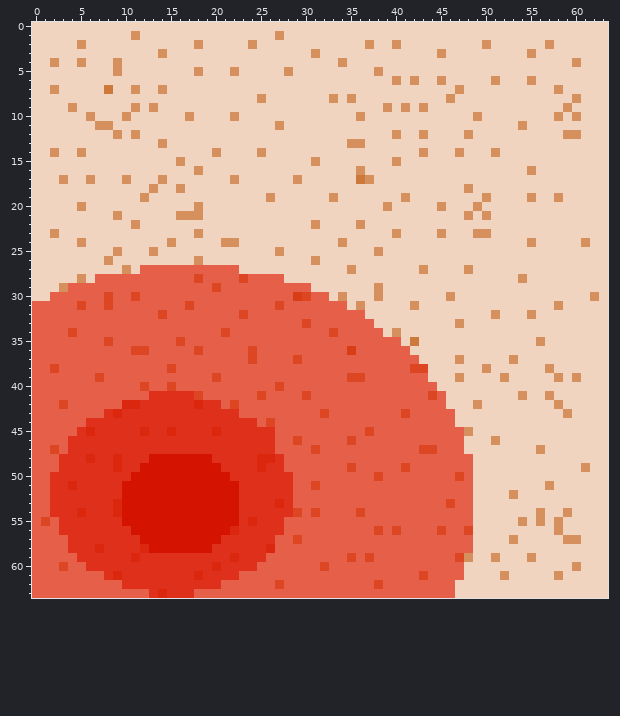
One commit to this pixel-art sprite: Assets/Crater.png. The picture above was drawn from the file before the commit.
The file is 64x64 pixels. Colours within 5 levels of each other are drawn and written as one.
And afterwards:
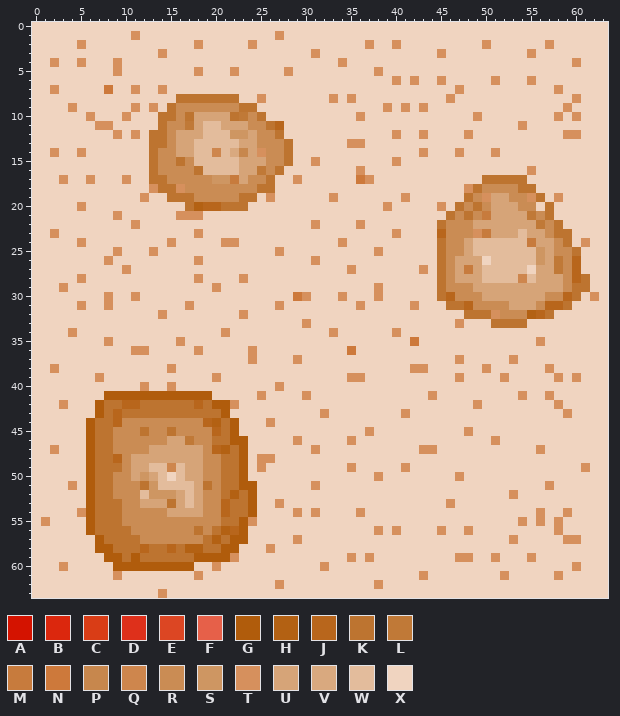
Palette (. is transparent): A #d41300  B #db270d  C #d93d16  D #de301b  E #dc4623  F #e66049  G #b05c0c  H #b36113  J #b8661c  K #bd7430  L #c07937  M #c77b3d  N #cd793b  P #c7874d  Q #ce864d  R #ca8c54  S #ce9662  T #d6905d  U #d6a478  V #d9a97f  W #e3bc9c  X #f0d4c0
Change:
Changed rows in their new state; - is an unchanged pixel.
first column x 0:
 8 ----------------KKKKKKK---------------------------------------
 9 ---------------KRRRRRRRKK-------------------------------------
10 --------------KKRKUUUUKLRK------------------------------------
11 --------------KRRLUWWUUURRKJ----------------------------------
12 -------------KKRUUUWWWSSURRK----------------------------------
13 -------------KKRUUWWWWWUURRRK---------------------------------
14 -------------KRRUUWWQWVPU-RRK---------------------------------
15 -------------KRRKRWWWWWUUURRK---------------------------------
16 -------------KRRRRKWWWWUULRK----------------------------------
17 -------------KKRRRRRSSMURRK-----------------------KKKKK-------
18 --------------KK-RRRRRRRRKK----------------------KRRRRKK------
19 ---------------KKKRRRRRKK-----------------------KR-UURR-K-----
20 -----------------KHJJKKK-----------------------KRKRUUURR-K----
21 ----------------------------------------------KRKRMUUUULRK----
22 ---------------------------------------------KRRRUUUUUUULRK---
23 ---------------------------------------------JRRR-MUUUWUURKK--
24 ---------------------------------------------KRRUWWWWWWMUURK--
25 ---------------------------------------------KRRUWWWWWWWSURRK-
26 ---------------------------------------------KRUUU-WWWWWSULRJ-
27 ------------XXXXXXXXXXX----------------------KRUMUWWWWW-UULRJ-
28 -------XXXXXXXXXXXTXXXXTXXXX-----------------KRUUUWWWWQWUUURJK
29 ----XXXXXXXXXXXXXXXXTXXXXXXXXXX--------------KRRRUUUUUUUUUURKK
30 --XXXXXXTXXTXXXXXXXXXXXXXXXXXNTXX------------KJRRRUUUUUUURRJK-
31 XXXXXTXXTXXXXXXXXTXXXXXXXXXTXXXXXXX-----------KKJRRRRUUURJJK--
32 XXXXXXXXXXXXXXTXXXXXXXXTXXXXXXXXXXXXX-----------KKK-RRRHJK----
33 XXXXXXXXXXXXXXXXXXXXXXXXXXXXXXTXXXXXXX-------------KKKK-------
34 XXXXTXXXXXXXXXXXXXXXXTXXXXXXXXXXXTXXXXX-----------------------
35 XXXXXXXXTXXXXXXXTXXXXXXXXXXXXXXXXXXXXXXXX---------------------
36 XXXXXXXXXXXTTXXXXXTXXXXXTXXXXXXXXXXNXXXXXX--------------------
37 XXXXXXXXXXXXXXXXXXXXXXXXTXXXXTXXXXXXXXXXXXX-------------------
38 XXTXXXXXXXXXXXXTXXXXXXXXXXXXXXXXXXXXXXXXXXTT------------------
39 XXXXXXXTXXXXXXXXXXXXTXXXXXXXXXXXXXXTTXXXXXXX------------------
40 XXXXXXXXXXXXTXXTXXXXXXXXXXXTXXXXXXXXXXXXXXXXX-----------------
41 XXXXXXXXGGGGGGGGGGGGXXXXXTXXXXTXXXXXXXXXXXXXTX----------------
42 XXXTXXXGKKJJKKKKKKJKGGTXXXXXXXXXXXXXXXXXXXXXXX----------------
43 XXXXXXXGKJKKKKKKKKKKKGXXXXXXXXXXTXXXXXXXXTXXXXX---------------
44 XXXXXXGKKJRRRRRRRRRJHKGXXXTXXXXXXXXXXXXXXXXXXXX---------------
45 XXXXXXGKKRRRKRRKRRRRJKGXXXXXXXXXXXXXXTXXXXXXXXXX--------------
46 XXXXXXGKKRRRRRRUULRRKKGGXXXXXTXXXXXTXXXXXXXXXXXX--------------
47 XXTXXXGKKRRRRUUUUUURJHKGXXXXXXXTXXXXXXXXXXXTTXXX--------------
48 XXXXXXGKKJRUUUUUUUURRKKGXTTXXXXXXXXXXXXXXXXXXXXXX-------------
49 XXXXXXGKKKRUUWWQWUURRKKGXTXXXXXXXXXTXXXXXTXXXXXXX-------------
50 XXXXXXGKKRRUSUWXWUURRKKGXXXXXXXXXXXXXXTXXXXXXXXTX-------------
51 XXXXTXGKKRRRKSWWWWUKRKKGGXXXXXXTXXXXXXXXXXXXXXXXX-------------
52 XXXXXXGKKRRRWSSSUWURRKHKGXXXXXXXXXXXXXXXXXXXXXXXX-------------
53 XXXXXXGKKKRRUUUKUWURRJKKGXXTXXXXXXXXXXXXXXXXXXTXX-------------
54 XXXXXTGKKKRRRRRUUUURRJKKGXXXXTXTXXXXTXXXXXXXXXXXX-------------
55 XTXXXXGKKKRRRRRRRRRRRKKGTXXXXXXXXXXXXXXXXXXXXXXXX-------------
56 XXXXXXGKKKKRRRRRRRKRKHJGXXXXXXXXXXXXXXTXTXXXXTXXT-------------
57 XXXXXXXGKKKKRRRRRRRKHKGGXXXXXTXXXXXXXXXXXXXXXXXXX-------------
58 XXXXXXXGGKKKJKKJKHHKKGGXXXTXXXXXXXXXXXXXXXXXXXXXX-------------
59 XXXXXXXXGGKGKKKKKKGGGGTXXXXXXXXXXXXTXTXXXXXXXXXT--------------
60 XXXTXXXXXGGGGGGGGGXXTXXXXXXXXXXXTXXXXXXXXXXXXXXX--------------
61 XXXXXXXXXTXXXXXXXXTXXXXXXXXXXXXXXXXXXXXXXXXTXXXX--------------
62 XXXXXXXXXXXXXXXXXXXXXXXXXXXTXXXXXXXXXXTXXXXXXXX---------------
63 XXXXXXXXXXXXXXTXXXXXXXXXXXXXXXXXXXXXXXXXXXXXXXX---------------
